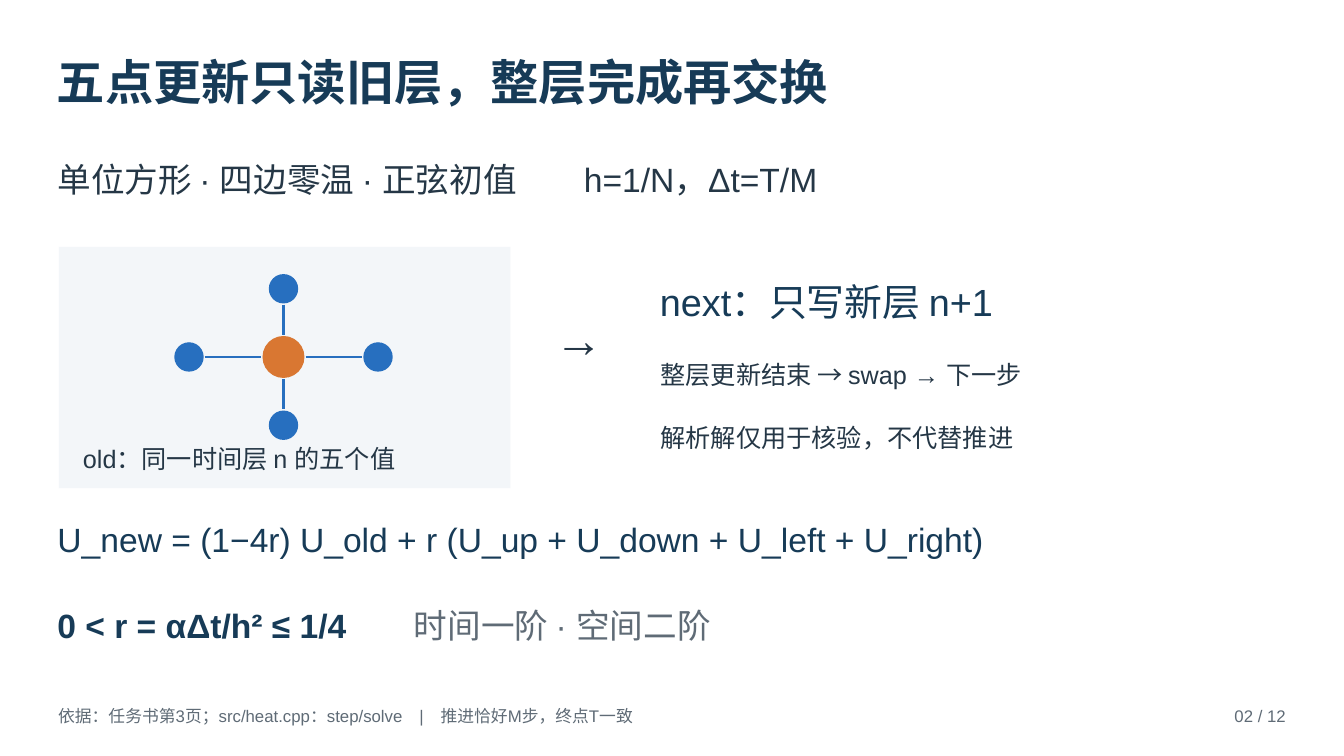
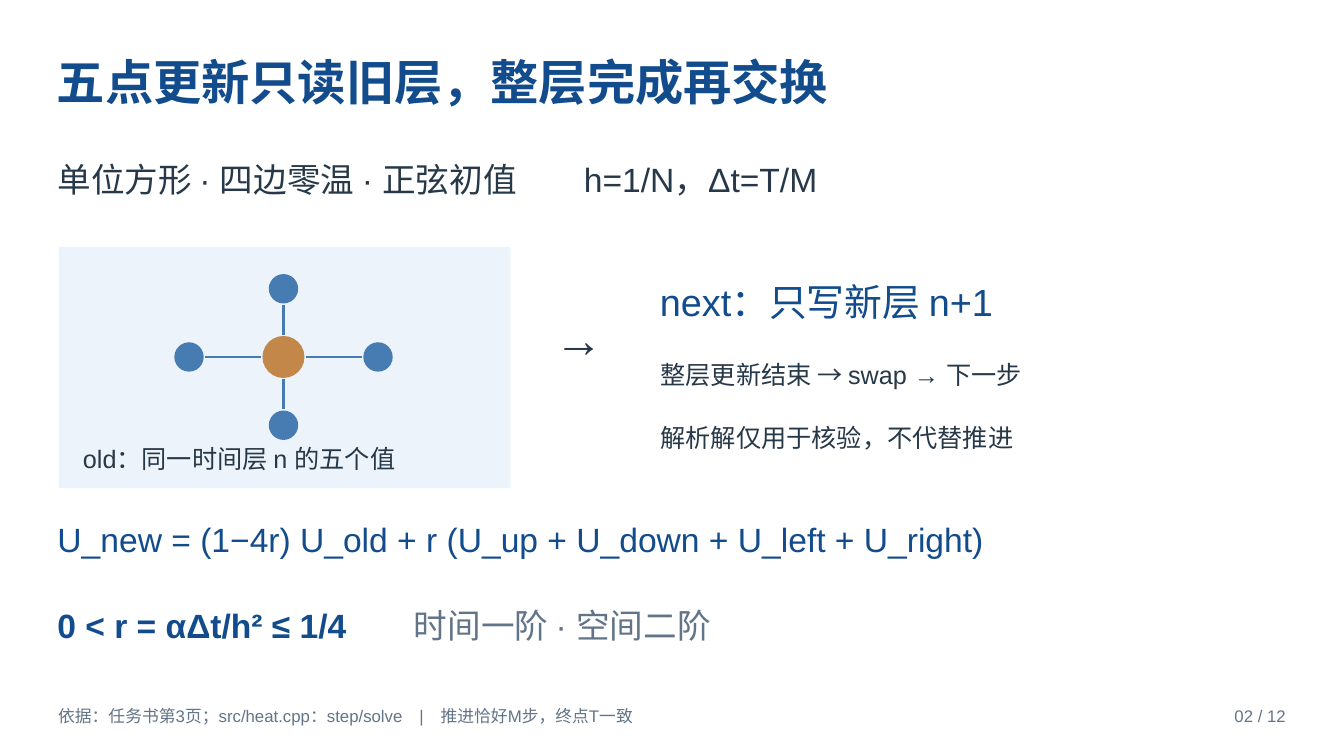
Before and after one commit to JunQianNuo/parallel-heat-solver, a slide deck: slide 2 of report/presentation.pptx. Drawn at 1344x756 pixels with LibreOffice and Linux fonts; fonts in the diff are those of the drawing. Boxes give left, top, right and bottom in pixels: in the first picture for what was removed or moved away, otherwise in the second. Text is boxed around its words. In the diff, an @@ line names an element or a change of style, - is before the commit and + after.

Commit message:
style: align defense deck palette with local PPT references

```diff
--- a/report/presentation.pptx
+++ b/report/presentation.pptx
@@ rectangle at (58,247,510,489): fill #F3F6F9 to #EDF3FA @@
@@ ellipse at (262,336,304,378): fill #D97732 to #C38749 @@
@@ outline #276FBF 1.5 pt to #477CB3 1.5 pt in 4 elements at (283,304,284,335), (205,357,261,358), (306,357,362,358), (283,379,284,409) @@
@@ fill #276FBF to #477CB3 in 4 elements at (269,274,298,303), (174,343,204,372), (363,343,392,372), (269,410,298,440) @@
@@ text colour #173B57 to #124C8D in 3 elements at (57,58,828,107), (660,286,993,319), (57,527,983,559) @@
@@ text "0 < r = αΔt/h² ..." at (57,609,710,641): text colour #173B57 to #124C8D in "0 < r = αΔt/h² ≤ 1/4"; text colour #5F6B76 to #627487 in "时间一阶 · 空间二阶" @@
@@ text "依据：任务书第3页；src/heat.cpp：step/solve | 推进恰好M步，终点T一致" at (58,708,633,726): text colour #5F6B76 to #627487 @@
@@ text "02 / 12" at (1234,710,1286,722): text colour #5F6B76 to #627487 @@
```
Also in this commit, not shown: 11 other slides changed, 27 other files.
